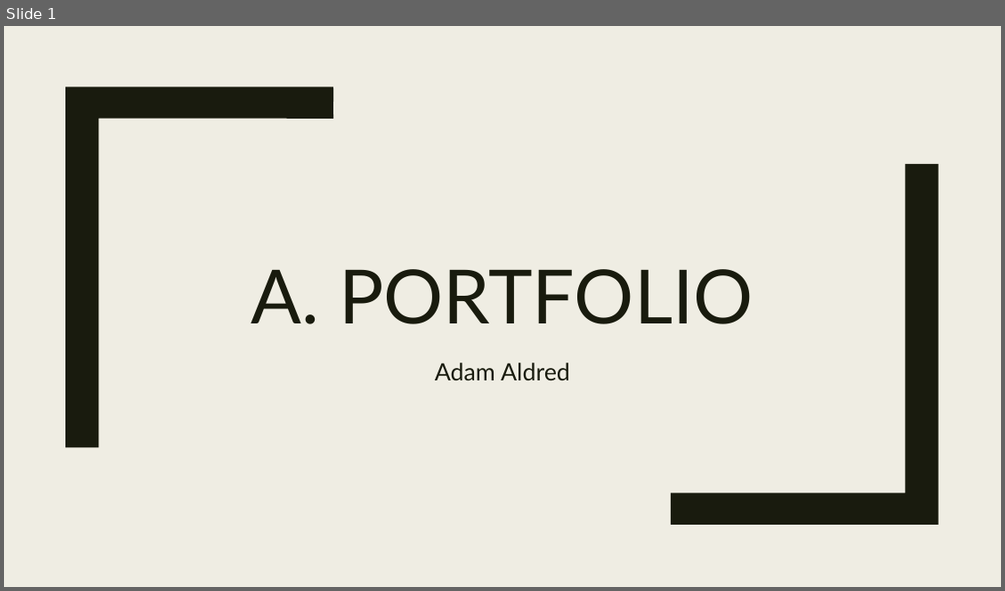
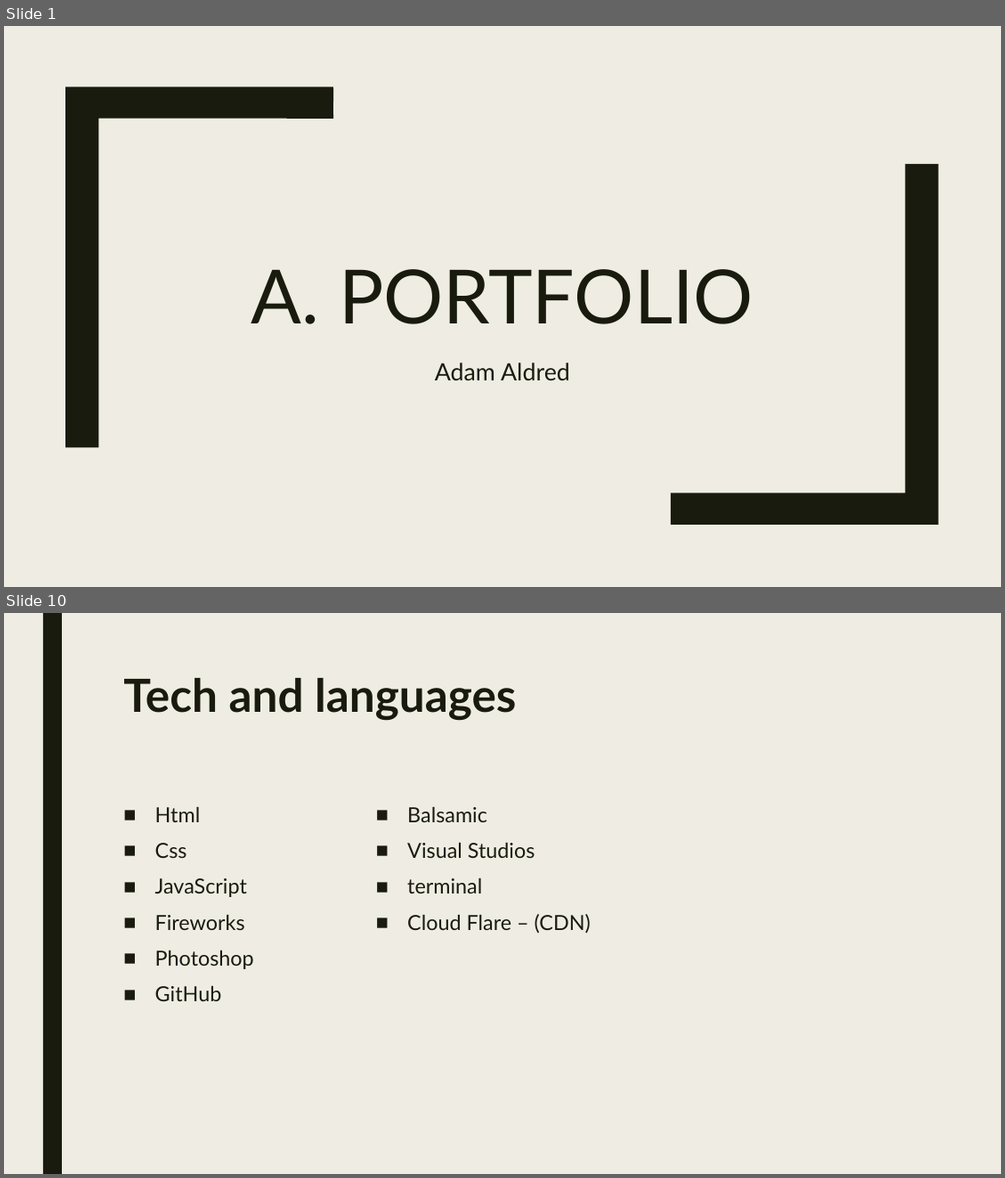
Before and after one commit to adam22gary/adam22gary.github.io, a slide deck: ppt/presentation.pptx. Shown one above the other, each under a label of ours: slide 1 before the commit, slides 1 and 10 after it; the slides between them are not shown. The pictures are 1005x591 and 1005x1178 pixels, drawn with LibreOffice and Linux fonts; fonts in the diff are those of the drawing. Boxes give left, top, right and bottom in pixels: in the first picture for what was removed or moved away, otherwise in the second. Text is boxed around its words. In the diff, an @@ line names an element or a change of style, - is before the commit and + after.

```diff
--- a/ppt/presentation.pptx
+++ b/ppt/presentation.pptx
@@ slide 10 added at (x1=4, y1=613, x2=1001, y2=1174), background #EFEDE3 @@
@@ rectangle added at (x1=43, y1=613, x2=62, y2=1174), fill #191B0E @@
@@ title added at (x1=123, y1=678, x2=516, y2=720), 44 pt, text #191B0E, bold @@
+Tech and languages
@@ text added at (x1=155, y1=806, x2=254, y2=1001), 20 pt, text #191B0E @@
+■ Html
+■ Css
+■ JavaScript
+■ Fireworks
+■ Photoshop
+■ GitHub
@@ text added at (x1=407, y1=806, x2=591, y2=933), 20 pt, text #191B0E @@
+■ Balsamic
+■ Visual Studios
+■ terminal
+■ Cloud Flare – (CDN)
```
Also in this commit, not shown: 2 slides changed, 9 other slides added, 10 other files.
